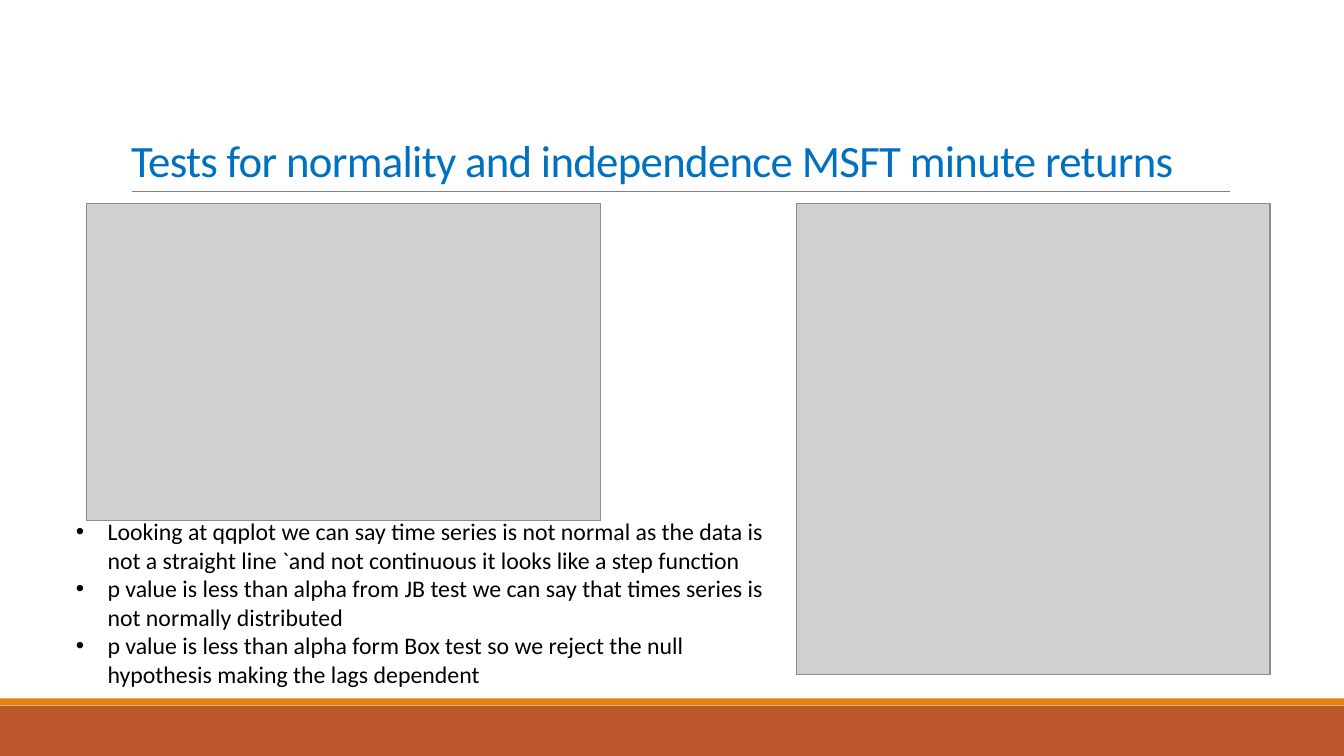
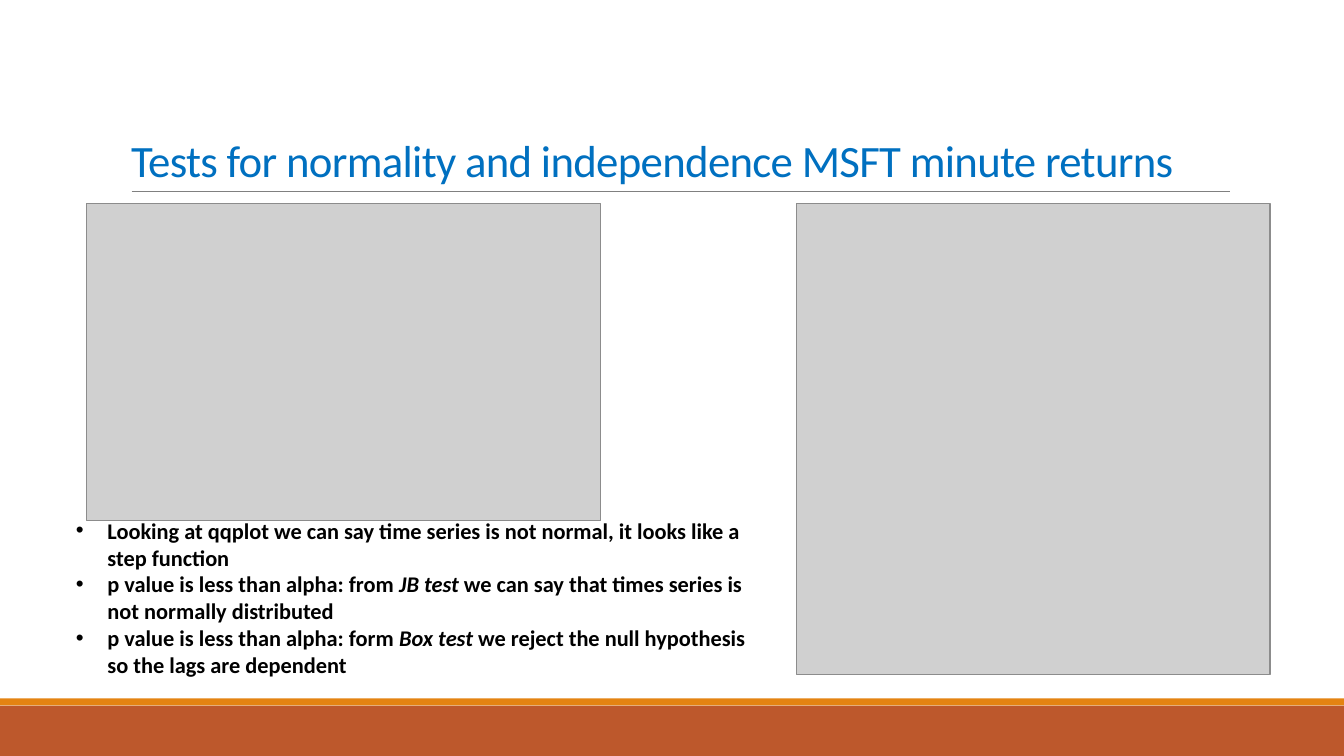
Before and after one commit to NikhilKorati/Time-Series, a slide deck: slide 13 of Case_Study1.pptx. Drawn at 1344x756 pixels with LibreOffice and Linux fonts; fonts in the diff are those of the drawing; grey boxes stand for pictures. Boxes give left, top, right and bottom in pixels: in the first picture for what was removed or moved away, otherwise in the second. Text is boxed around its words. In the diff, an @@ line names an element or a change of style, - is before the commit and + after.

```diff
--- a/Case_Study1.pptx
+++ b/Case_Study1.pptx
@@ text at [107, 520, 745, 677]: text changed; size 17 to 16 pt; bold on @@
-• Looking at qqplot we can say time series is not normal as the data is not a straight line `and not continuous it looks like a step function
-• p value is less than alpha from JB test we can say that times series is not normally distributed
-• p value is less than alpha form Box test so we reject the null hypothesis making the lags dependent
+• Looking at qqplot we can say time series is not normal, it looks like a step function
+• p value is less than alpha: from JB test we can say that times series is not normally distributed
+• p value is less than alpha: form Box test we reject the null hypothesis so the lags are dependent
```
Also in this commit, not shown: 6 other slides changed.
